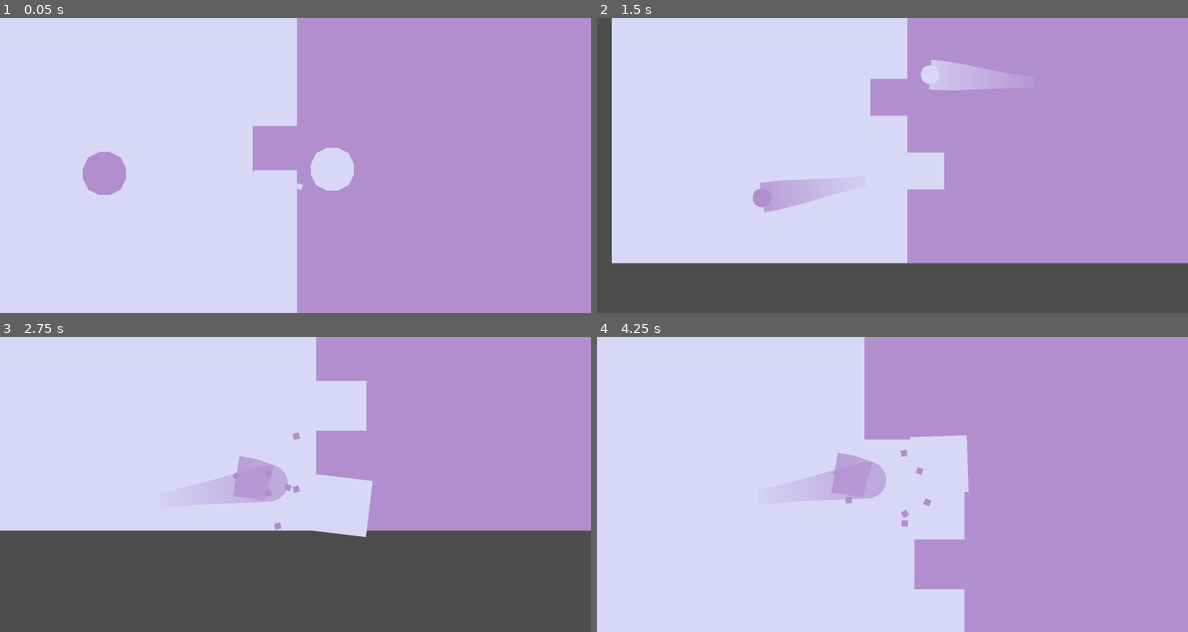
Above: before the commit, frames 1-4 (two rows, left to right).
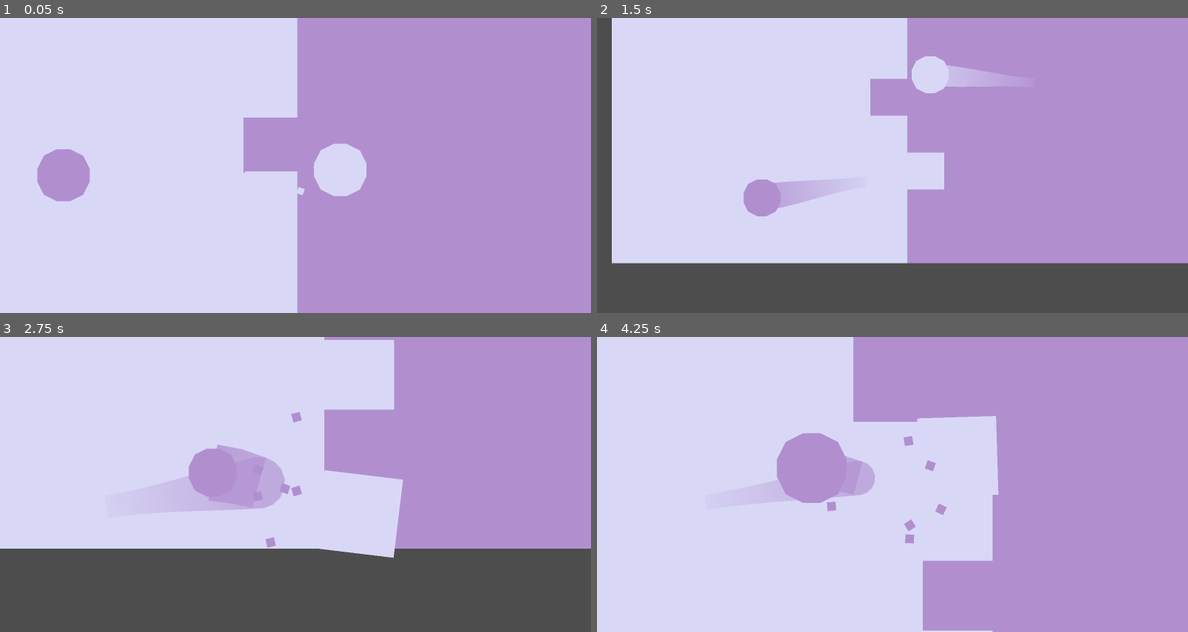
Above: after the commit, the same moments.

Repository: Nrojt/HHS-Game-Dev-Minor
Game: Godot game, scene res://game/game.tscn
Two runs of this game, one before a commit and one after it. Both use one fixed random seed, a clock stepped at 60 frames per second and the inputs below.
Inputs:
- Up to frame 1 (0.05 s): no input
- Up to frame 2 (1.5 s): no input
- Up to frame 3 (2.75 s): no input
- Up to frame 4 (4.25 s): no input

The runs differ from the first frame. In frame 1, 3.2% of the frame differs, in the area x 6-62%, y 0-100%; in frame 2, 0.8%; in frame 3, 13%, in the area x 0-100%, y 0-75%; in frame 4, 8.6%.

Commit message:
feat: scale effect on non tile bounce

Diff:
--- a/e&s-gold-2-bouncy/ball/ball.gd
+++ b/e&s-gold-2-bouncy/ball/ball.gd
@@ -10,6 +10,8 @@
 @export var colour_ball_one := Color('#D8D8F6')
 @export var colour_ball_two := Color('#B18FCF')
 @export var speed := 75.0
+@export var shrink_scale: Vector2 = Vector2(0.66, 0.66)
+@export var shrink_duration: float = 0.2
 @export_group("trail")
 @export var trail_max_points := 10
 @export var trail_min_distance := 2.0
@@ -27,7 +29,9 @@
 @export_range(0.1, 1.0) var tile_collision_zoom: float = 0.12
 
 var _last_trail_pos: Vector2
-
+var _scale_tween: Tween
+var _original_scale: Vector2
+var _original_trail_width: float
 
 func _ready() -> void:
 	# Set the position
@@ -59,6 +63,9 @@
 	hit_particles.emitting = false
 	hit_particles.lifetime = bounce_particle_emit_duration
 
+	# Storing original sizes
+	_original_scale = polygon_2d.scale
+	_original_trail_width = trail.width
 
 func _physics_process(delta: float) -> void:
 	_move_trail()
@@ -79,9 +86,33 @@
 				effect_camera.add_trauma(tile_collision_trauma)
 			collision.get_collider().toggle(self)
 		else:
-			if effect_camera:
-				polygon_2d.scale /= 2
+			_shrink_temporarily()
 
+func _shrink_temporarily() -> void:
+	if _scale_tween != null and _scale_tween.is_valid():
+		_scale_tween.kill()
+		polygon_2d.scale = _original_scale
+		trail.width = _original_trail_width
+
+	_scale_tween = create_tween()
+
+	var shrink_width: float = _original_trail_width * shrink_scale.x
+
+	# Animate polygon_2d scale
+	_scale_tween.tween_property(
+		polygon_2d, "scale", shrink_scale, shrink_duration
+	).from(polygon_2d.scale)
+	_scale_tween.tween_property(
+		polygon_2d, "scale", _original_scale, shrink_duration
+	).from(shrink_scale).set_delay(shrink_duration)
+
+	# Animate trail width
+	_scale_tween.tween_property(
+		trail, "width", shrink_width, shrink_duration
+	).from(trail.width)
+	_scale_tween.tween_property(
+		trail, "width", _original_trail_width, shrink_duration
+	).from(shrink_width).set_delay(shrink_duration)
 
 func _move_trail() -> void:
 	# Creating the trail points
@@ -98,7 +129,6 @@
 	if trail.points.size() > trail_max_points  || move_delta == Vector2.ZERO:
 		trail.remove_point(0)
 
-
 func _collision_effect(old_velocity: Vector2) -> void:
 	var delta_v: float = (velocity.bounce(Vector2.UP) - old_velocity).length()
 	hit_particles.initial_velocity_min = delta_v * min_velocity_multiplier
@@ -107,6 +137,5 @@
 
 	hit_particles.emitting = true
 
-
 func _get_collision_layer() -> int:
 	return collision_layer
--- a/e&s-gold-2-bouncy/game/effect_camera.gd
+++ b/e&s-gold-2-bouncy/game/effect_camera.gd
@@ -10,8 +10,8 @@
 @export var trauma_power: float = 1.5
 @export var noise_frequency: float = 5.0
 @export_group("Zoom Effect")
-@export var target_zoom_level: float = 1.4
-@export var zoom_speed: float = 4.0
+@export var target_zoom_level: float = 2.0
+@export var zoom_speed: float = 2.2
 
 var trauma: float         =  0.0
 var _noise                := FastNoiseLite.new()
@@ -54,7 +54,6 @@
 	rotation = shake_rotation
 
 # TODO: if zoom effect gets triggered while already zooming, dont zoom out first
-# TODO: Also, zooming is overwriting the shake effect, since both are triggered at the same time
 func _zoom_effect(duration: float, target: Node2D) -> void:
 	# If a previous tween is still running, kill it.
 	if _zoom_in_tween != null and _zoom_in_tween.is_valid():
